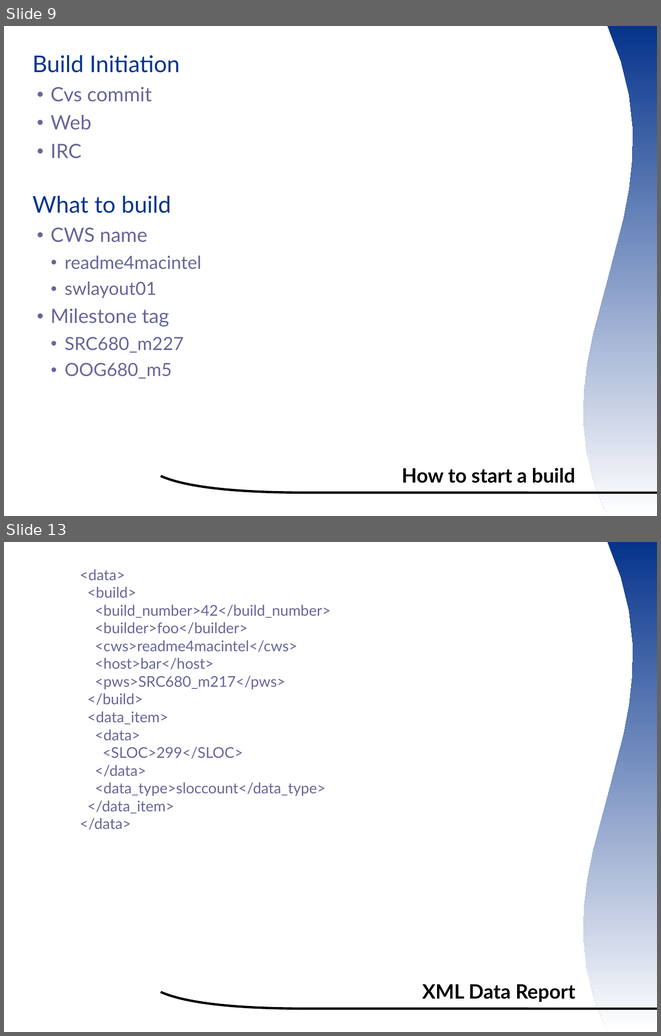
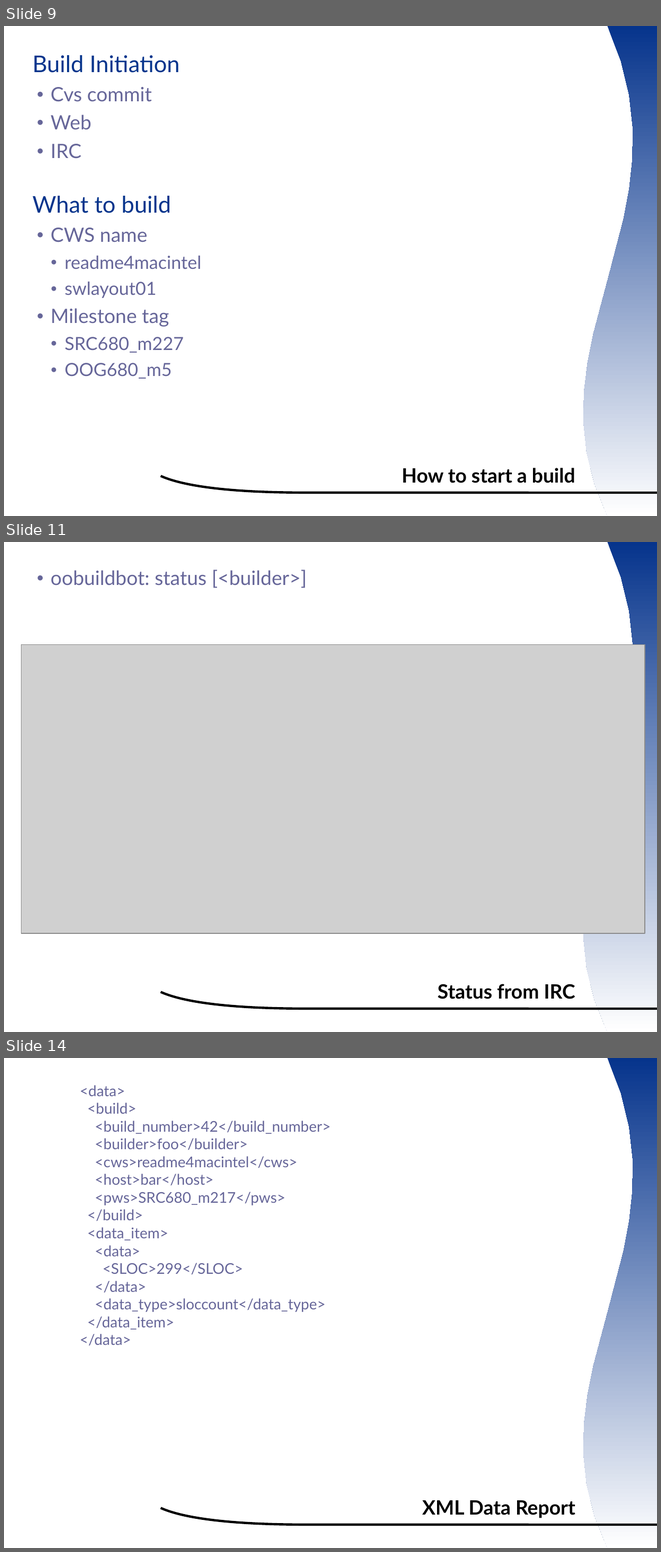
Before and after one commit to smsm1/ootermite, a slide deck: wiki/ooocon2007presentation.odp. Shown one above the other, each under a label of ours: slides 9 and 13 before the commit, slides 9, 11 and 14 after it; the slides between them are not shown. The pictures are 661x1036 and 661x1552 pixels, drawn with LibreOffice and Linux fonts; fonts in the diff are those of the drawing; grey boxes stand for pictures; background and template pictures are left out. Boxes give left, top, right and bottom in pixels: in the first picture for what was removed or moved away, otherwise in the second. Text is boxed around its words. In the diff, an @@ line names an element or a change of style, - is before the commit and + after.

```diff
--- a/wiki/ooocon2007presentation.odp
+++ b/wiki/ooocon2007presentation.odp
@@ slide 11 added at <box>4,542,657,1032</box>, background #FFFFFF; not listed: 2 template elements that a slide beside it also shows @@
@@ text added at <box>51,570,307,588</box>, 24 pt, text #666699 @@
+  ● oobuildbot: status [<builder>]
@@ picture added at <box>21,644,645,933</box> @@
@@ title added at <box>438,983,575,999</box>, 24 pt, text #000000, bold @@
+Status from IRC
@@ what was slide 13 is now slide 14 @@
```
Also in this commit, not shown: 5 slides changed.
